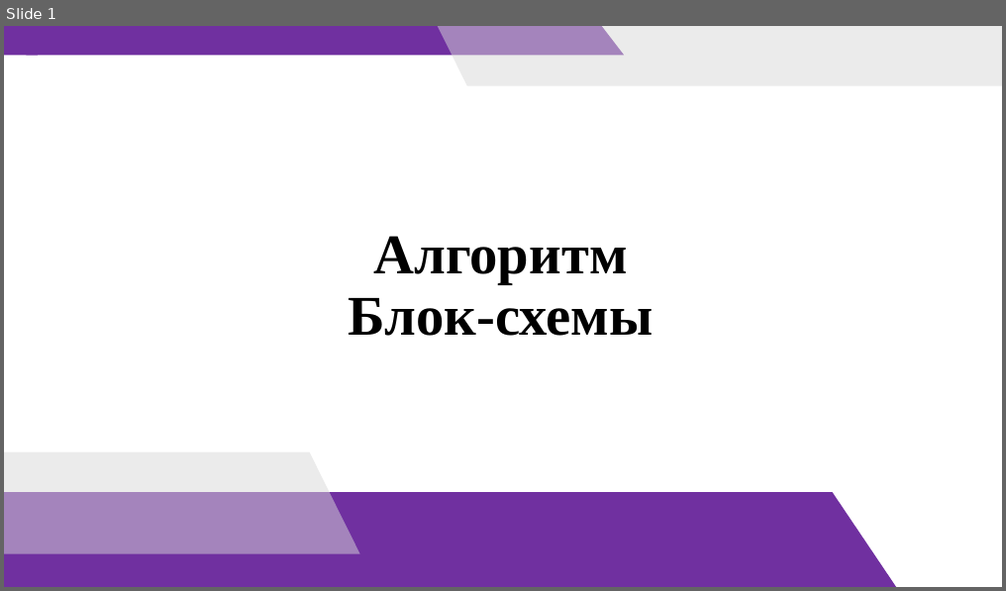
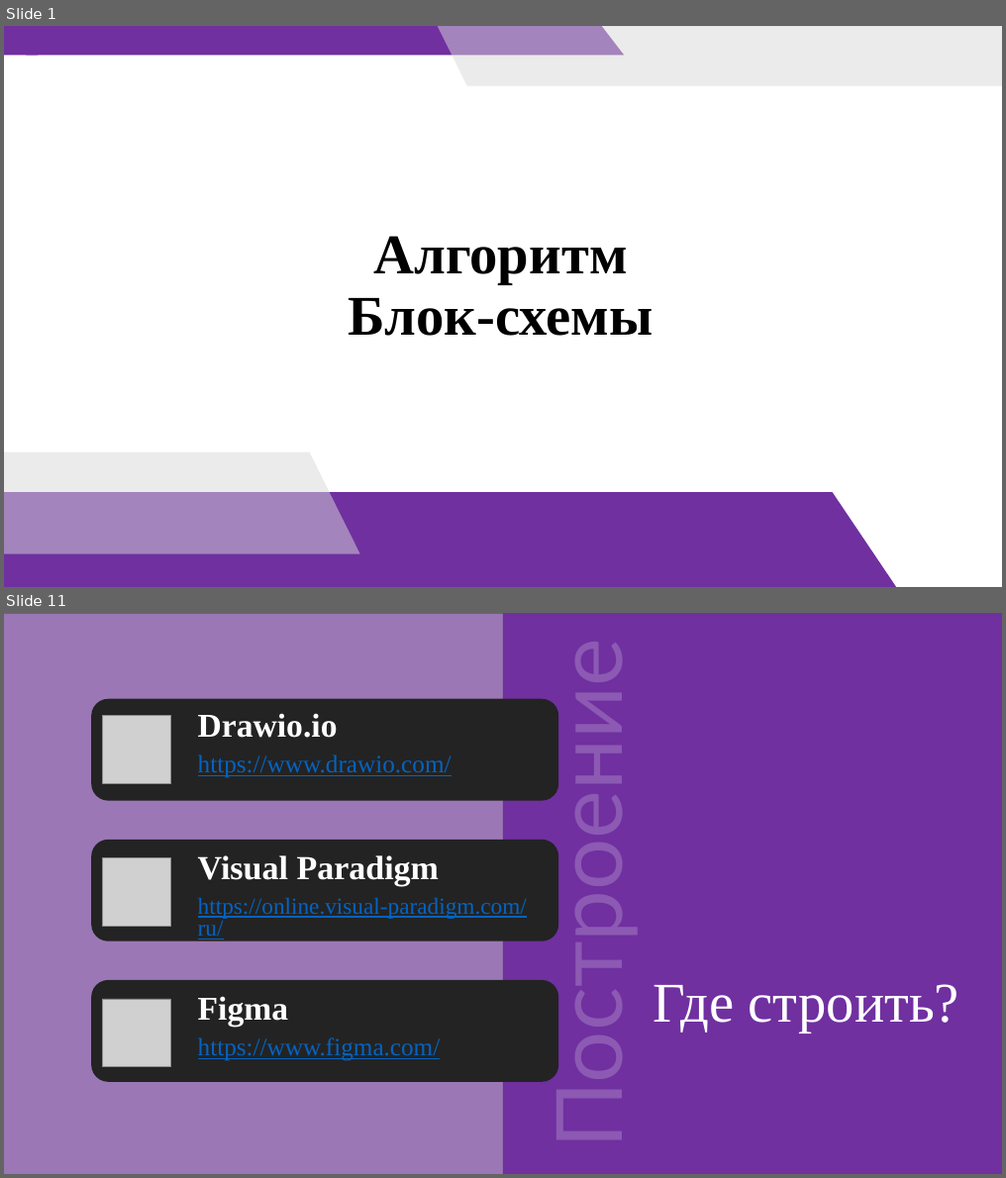
Before and after one commit to doshenka/akademy_files, a slide deck: преза на 12-4-24.pptx. Shown one above the other, each under a label of ours: slide 1 before the commit, slides 1 and 11 after it; the slides between them are not shown. The pictures are 1006x591 and 1006x1178 pixels, drawn with LibreOffice and Linux fonts; fonts in the diff are those of the drawing; grey boxes stand for pictures. Boxes give left, top, right and bottom in pixels: in the first picture for what was removed or moved away, otherwise in the second. Text is boxed around its words. In the diff, an @@ line names an element or a change of style, - is before the commit and + after.

```diff
--- a/преза на 12-4-24.pptx
+++ b/преза на 12-4-24.pptx
@@ slide 11 added at <box>4,613,1002,1174</box>, background #FFFFFF @@
@@ picture added at <box>4,613,522,1174</box> @@
@@ rectangle added at <box>4,613,503,1174</box>, fill #7030A0 at 55% opacity @@
@@ rectangle added at <box>503,613,1002,1174</box>, fill #7030A0 @@
@@ rounded rectangle added at <box>91,699,558,801</box>, fill #232323 @@
@@ text added at <box>532,693,642,1132</box>, 88 pt, text none @@
+Построение
@@ picture added at <box>103,716,171,783</box> @@
@@ text added at <box>198,755,451,778</box>, 24 pt, text #0563C1, underline @@
+Drawio.io
+https://www.drawio.com/
@@ rounded rectangle added at <box>91,840,558,942</box>, fill #232323 @@
@@ picture added at <box>103,859,171,927</box> @@
@@ text added at <box>198,856,527,942</box>, 22.2 pt, text #0563C1, underline @@
+Visual Paradigm
+https://online.visual-paradigm.com/ru/
@@ rounded rectangle added at <box>91,980,558,1082</box>, fill #232323 @@
@@ text added at <box>198,996,441,1061</box>, 24 pt, text #0563C1, underline @@
+Figma
+https://www.figma.com/
@@ title added at <box>652,984,959,1033</box>, 54 pt, text #FFFFFF @@
+Где строить?
@@ picture added at <box>103,999,171,1067</box> @@
```
Also in this commit, not shown: 5 slides changed, 11 other slides added, 1 slide removed.
